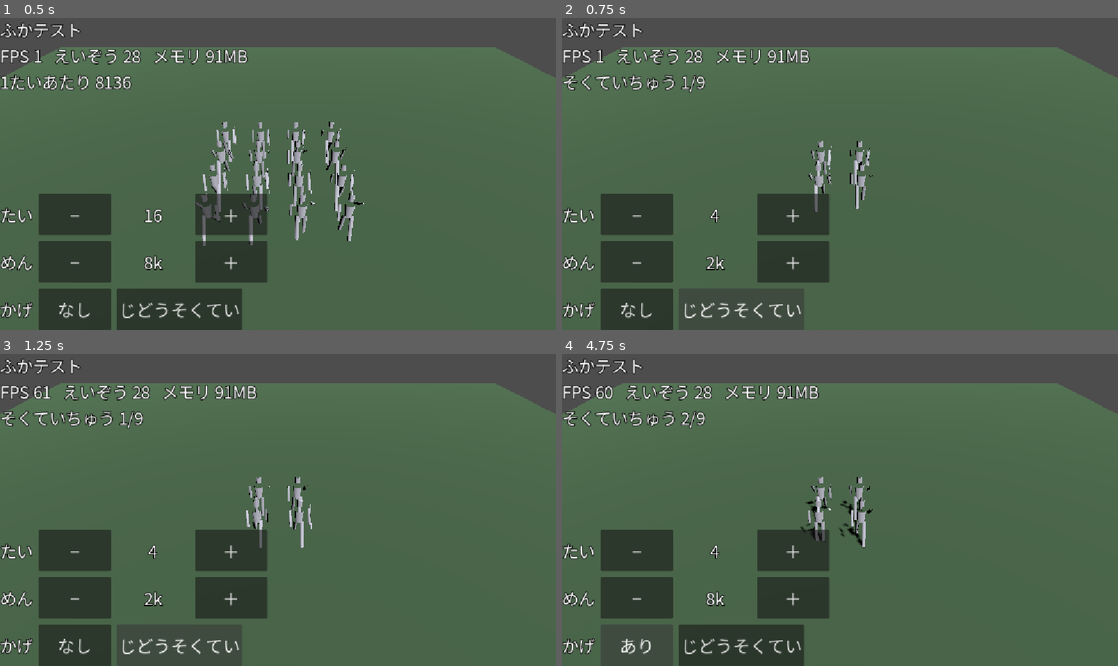
Above: before the commit, frames 1-4 (two rows, left to right).
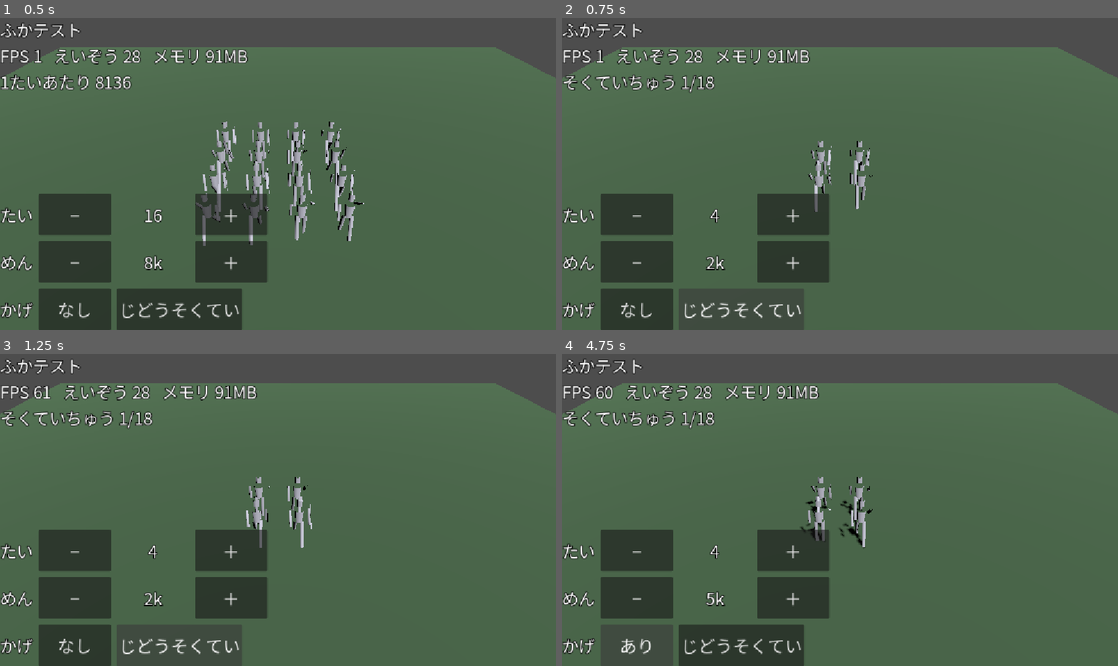
Above: after the commit, the same moments.

Repository: koyoy1016-gif/bigbusters-godot
Game: Godot game, scene res://scenes/prototype/crowd_bench.tscn
Same seed, same stepped clock (60 frames per second), same inputs: the game is played once before the commit and once after it. This scene is started directly instead of the project's main scene.
Inputs:
- Up to frame 1 (0.5 s): no input
- Up to frame 2 (0.75 s): click "じどうそくてい" at 0.5 s
- Up to frame 3 (1.25 s): no input
- Up to frame 4 (4.75 s): click "−" at 1.25 s; click "＋" at 2 s; click "−" at 2.75 s; click "＋" at 3.5 s; click "なし" at 4.25 s

Frame 1 is identical in both runs. In frame 2, 0.1% of the frame differs, in the area x 24-28%, y 18-23%; in frame 3, 0.1%; in frame 4, 0.2%, in the area x 21-55%, y 18-81%.

Commit message:
負荷試験：影なし・影ありの両方を測り、ならしを2秒に。結果に影の有無を表示
Co-Authored-By: Claude Sonnet 5.5 <noreply@anthropic.com>
Claude-Session: https://claude.ai/code/session_01U5QjkxQPQVJ9bA9eQTVgJt

Diff:
--- a/data/crowd_bench.json
+++ b/data/crowd_bench.json
@@ -44,7 +44,7 @@
   "ground_size": 40.0,
   "ground_color": "#4a6a4a",
   "character_color": "#d8d8e8",
-  "sweep_warmup_sec": 1.0,
+  "sweep_warmup_sec": 2.0,
   "sweep_measure_sec": 3.0,
   "sweep_counts": [
     4,
@@ -88,5 +88,9 @@
   "minus_label": "−",
   "plus_label": "＋",
   "unit_mb": "MB",
-  "unit_k": "k"
+  "unit_k": "k",
+  "sweep_shadows": [
+    false,
+    true
+  ]
 }
--- a/scripts/prototype/crowd_bench.gd
+++ b/scripts/prototype/crowd_bench.gd
@@ -44,11 +44,12 @@
 
 
 ## 測る組み合わせ（体の数 × 面の数）の一覧
-static func build_sweep_steps(counts: Array, tris: Array) -> Array:
+static func build_sweep_steps(counts: Array, tris: Array, shadows: Array = [false]) -> Array:
 	var steps: Array = []
-	for c in counts:
-		for t in tris:
-			steps.append({"count": int(c), "tris": int(t)})
+	for s in shadows:
+		for c in counts:
+			for t in tris:
+				steps.append({"count": int(c), "tris": int(t), "shadow": bool(s)})
 	return steps
 
 
@@ -249,7 +250,7 @@
 	if sweeping:
 		return
 	sweeping = true
-	sweep_steps = build_sweep_steps(config["sweep_counts"], config["sweep_triangles"])
+	sweep_steps = build_sweep_steps(config["sweep_counts"], config["sweep_triangles"], config["sweep_shadows"])
 	sweep_index = 0
 	sweep_results.clear()
 	_begin_sweep_step()
@@ -259,6 +260,8 @@
 	var step: Dictionary = sweep_steps[sweep_index]
 	count_index = maxi(0, index_of(config["counts"], int(step["count"])))
 	tris_index = maxi(0, index_of(config["triangles"], int(step["tris"])))
+	shadow_on = bool(step.get("shadow", false))
+	light.shadow_enabled = shadow_on
 	_rebuild_characters()
 	_refresh_ui()
 	sweep_elapsed = 0.0
@@ -275,7 +278,7 @@
 		sweep_samples.append(float(fps_source.call()))
 	if sweep_elapsed >= warm + float(config["sweep_measure_sec"]):
 		var step: Dictionary = sweep_steps[sweep_index]
-		sweep_results.append({"count": step["count"], "tris": step["tris"], "fps": average(sweep_samples)})
+		sweep_results.append({"count": step["count"], "tris": step["tris"], "shadow": step.get("shadow", false), "fps": average(sweep_samples)})
 		sweep_index += 1
 		if sweep_index >= sweep_steps.size():
 			sweeping = false
@@ -288,7 +291,8 @@
 func build_result_text() -> String:
 	var lines: Array = []
 	for r in sweep_results:
-		lines.append(str(r["count"]) + str(config["count_label"]) + " " + str(int(r["tris"]) / 1000) + str(config["unit_k"]) + " : " + str(int(round(float(r["fps"])))) + " " + str(config["fps_label"]))
+		var shadow_text: String = str(config["shadow_label"]) + (str(config["on_text"]) if bool(r.get("shadow", false)) else str(config["off_text"]))
+		lines.append(str(r["count"]) + str(config["count_label"]) + " " + str(int(r["tris"]) / 1000) + str(config["unit_k"]) + " " + shadow_text + " : " + str(int(round(float(r["fps"])))) + " " + str(config["fps_label"]))
 	return "\n".join(lines)
 
 
--- a/tests/test_crowd_bench.gd
+++ b/tests/test_crowd_bench.gd
@@ -72,7 +72,9 @@
 	# 測定の計算
 	check(Bench.average([]) == 0.0 and is_equal_approx(Bench.average([30.0, 60.0]), 45.0), "FPSの平均")
 	var steps := Bench.build_sweep_steps([4, 16], [2000, 8000])
-	check(steps.size() == 4 and steps[0] == {"count": 4, "tris": 2000} and steps[3] == {"count": 16, "tris": 8000}, "測る組み合わせの一覧")
+	check(steps.size() == 4 and steps[0] == {"count": 4, "tris": 2000, "shadow": false} and steps[3] == {"count": 16, "tris": 8000, "shadow": false}, "測る組み合わせの一覧（影の指定なしは、影なし）")
+	var steps2 := Bench.build_sweep_steps([4, 16], [2000, 8000], [false, true])
+	check(steps2.size() == 8 and not steps2[0]["shadow"] and steps2[4]["shadow"] and steps2[7] == {"count": 16, "tris": 8000, "shadow": true}, "影なし・影ありの両方を測る（8通り）")
 
 	# 画面
 	var cfg: Dictionary = Bench.load_config()
@@ -118,16 +120,16 @@
 		# 自動測定：偽のFPS（30）で、全組み合わせを回す
 		b.fps_source = func() -> float: return 30.0
 		b.start_sweep()
-		check(b.sweeping and b.sweep_steps.size() == 9, "自動測定が始まる（3×3=9組み合わせ）")
+		check(b.sweeping and b.sweep_steps.size() == 18, "自動測定が始まる（3×3×影2=18組み合わせ）")
 		var guard := 0
 		while b.sweeping and guard < 5000:
 			guard += 1
 			b.sweep_update(0.1)
-		check(not b.sweeping and b.sweep_results.size() == 9, "すべて測り終わる")
-		check(int(b.sweep_results[0]["count"]) == 4 and int(b.sweep_results[8]["count"]) == 24 and int(b.sweep_results[8]["tris"]) == 20000, "測った組み合わせが、指定どおり（4体2k … 24体20k）")
-		check(b.current_count() == 24 and b.current_tris() == 20000, "最後の組み合わせの画面になっている")
+		check(not b.sweeping and b.sweep_results.size() == 18, "すべて測り終わる")
+		check(int(b.sweep_results[0]["count"]) == 4 and int(b.sweep_results[8]["count"]) == 24 and int(b.sweep_results[8]["tris"]) == 20000 and not b.sweep_results[8]["shadow"] and b.sweep_results[17]["shadow"], "測った組み合わせが、指定どおり（影なし4体2k … 影あり24体20k）")
+		check(b.current_count() == 24 and b.current_tris() == 20000 and b.shadow_on, "最後の組み合わせの画面になっている")
 		check(is_equal_approx(float(b.sweep_results[0]["fps"]), 30.0), "平均のFPSが記録される")
-		check(str(b.build_result_text()).split("\n").size() == 9 and str(b.build_result_text()).contains("FPS"), "結果の文字は9行")
+		check(str(b.build_result_text()).split("\n").size() == 18 and str(b.build_result_text()).contains("FPS") and str(b.build_result_text()).contains("かげなし") and str(b.build_result_text()).contains("かげあり"), "結果の文字は18行（影の有無つき）")
 		root.remove_child(b)
 		b.free()
 
Not shown, changed: NOTES.md
